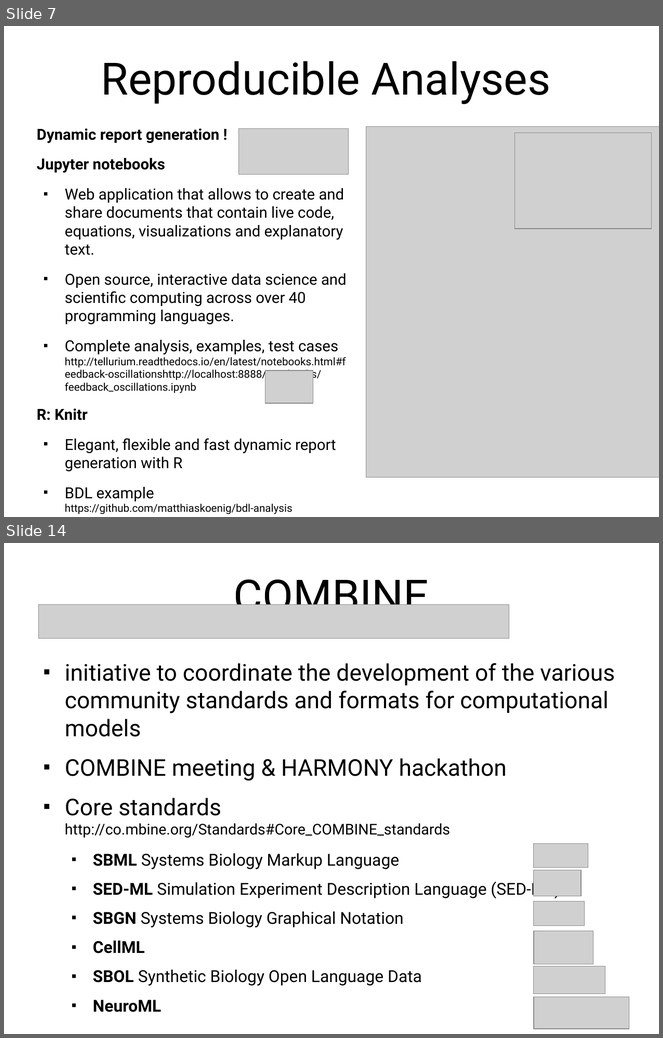
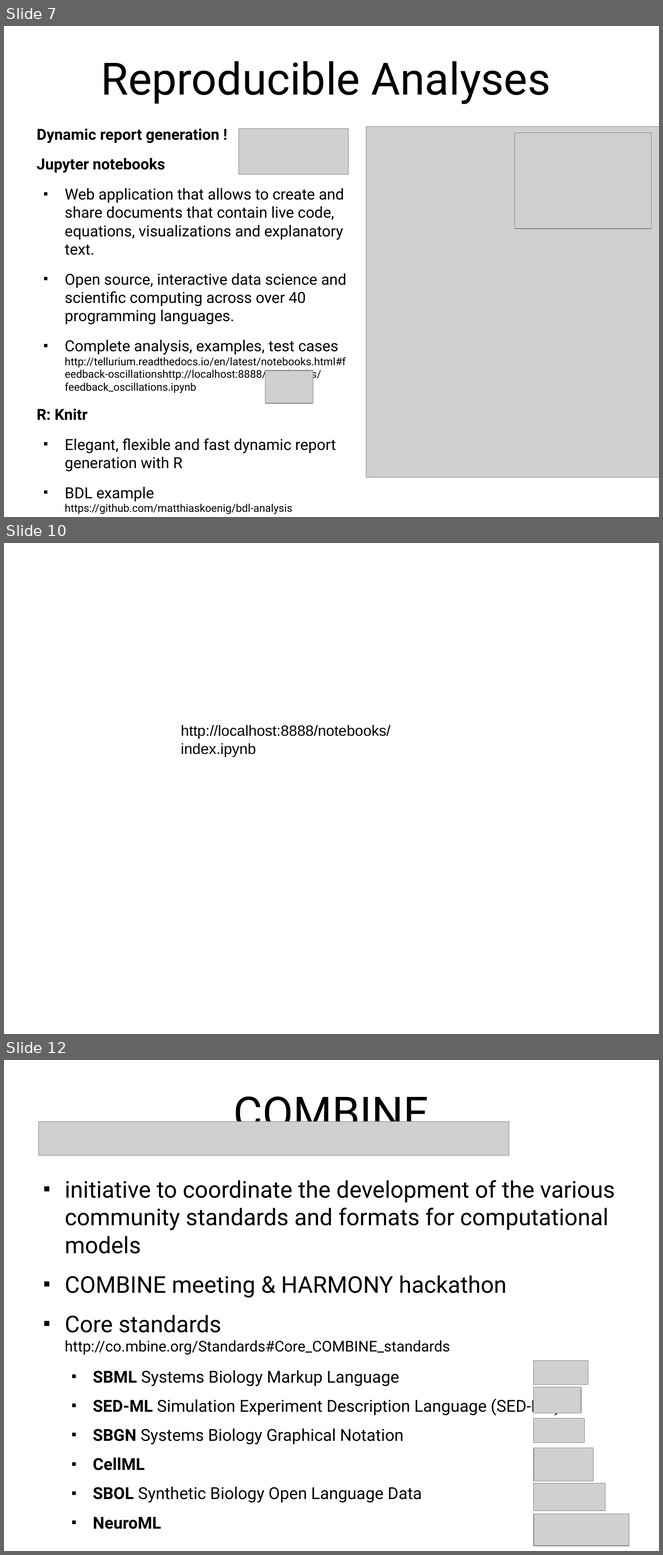
Before and after one commit to matthiaskoenig/lisym-tutorial, a slide deck: presentation/lisym-tutorial.odp. Shown one above the other, each under a label of ours: slides 7 and 14 before the commit, slides 7, 10 and 12 after it; the slides between them are not shown. The pictures are 663x1038 and 663x1555 pixels, drawn with LibreOffice and Linux fonts; fonts in the diff are those of the drawing; grey boxes stand for pictures. Boxes give left, top, right and bottom in pixels: in the first picture for what was removed or moved away, otherwise in the second. Text is boxed around its words. In the diff, an @@ line names an element or a change of style, - is before the commit and + after.

Commit message:
updated readme and notebooks

```diff
--- a/presentation/lisym-tutorial.odp
+++ b/presentation/lisym-tutorial.odp
@@ slide 10 added at [4, 543, 659, 1034], background #FFFFFF @@
@@ text added at [181, 725, 390, 757], 18 pt, text #000000 @@
+http://localhost:8888/notebooks/index.ipynb
@@ what was slide 14 is now slide 12 @@
```
Also in this commit, not shown: 5 slides changed, 1 other slide added, 4 slides removed, 4 other files.
